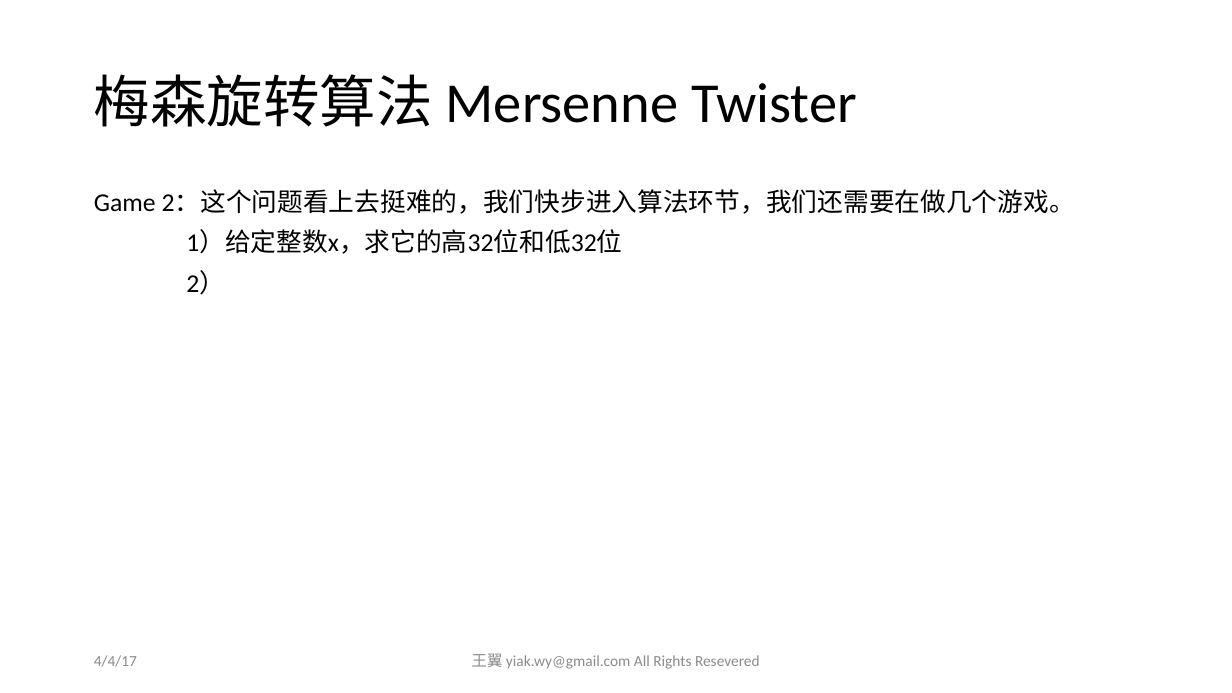
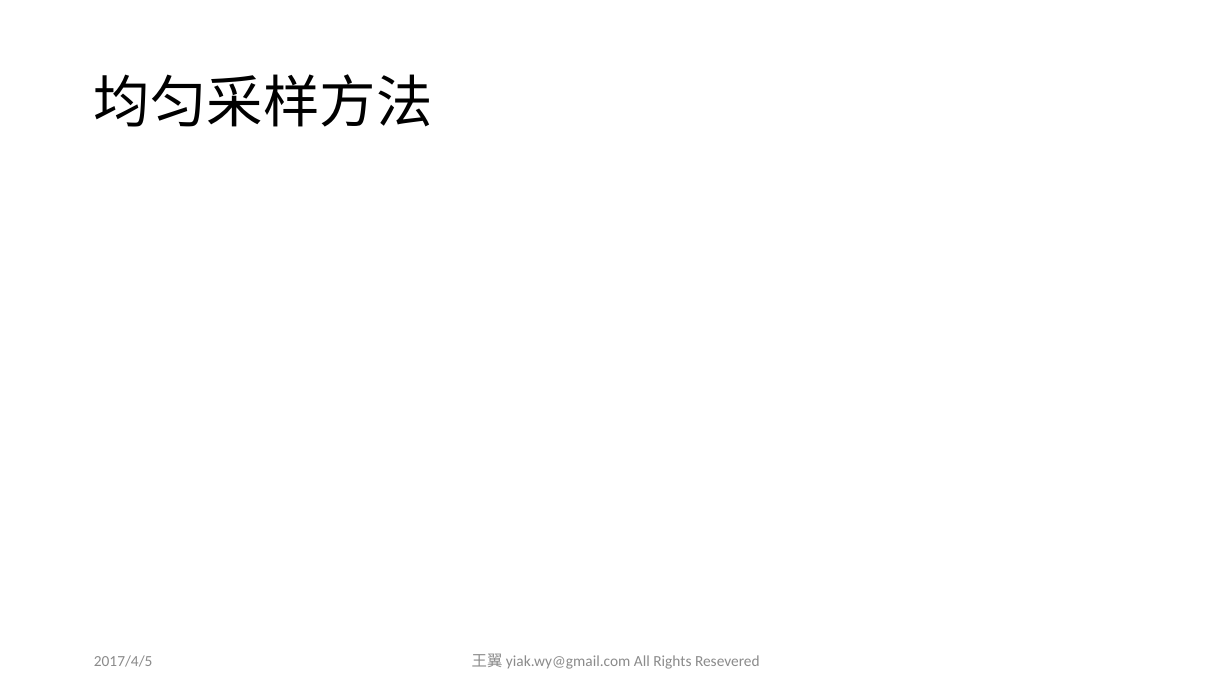
Before and after one commit to yiakwy/yiakwy.github.io, a slide deck: slide 32 of Computing Random Variables/Computing Random Variables.pptx (slide 30 before the commit). Drawn at 1232x693 pixels with LibreOffice and Linux fonts; fonts in the diff are those of the drawing; grey boxes stand for pictures. Boxes give left, top, right and bottom in pixels: in the first picture for what was removed or moved away, otherwise in the second. Text is boxed around its words. In the diff, an @@ line names an element or a change of style, - is before the commit and + after.

```diff
--- a/Computing Random Variables/Computing Random Variables.pptx
+++ b/Computing Random Variables/Computing Random Variables.pptx
@@ title at (94, 74, 433, 127): text changed @@
-梅森旋转算法 Mersenne Twister
+均匀采样方法
@@ text removed at (94, 190, 1075, 295) @@
-Game 2：这个问题看上去挺难的，我们快步进入算法环节，我们还需要在做几个游戏。
-1）给定整数x，求它的高32位和低32位
-2）
@@ text at (94, 655, 153, 667): text changed @@
-4/4/17
+2017/4/5
```
Also in this commit, not shown: 34 other slides changed, 20 slides added.
